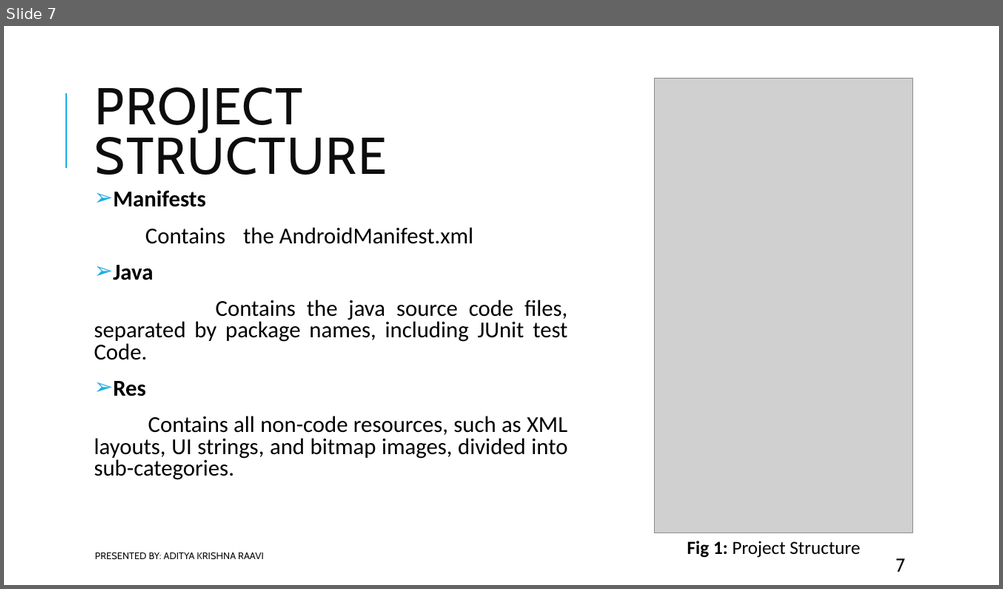
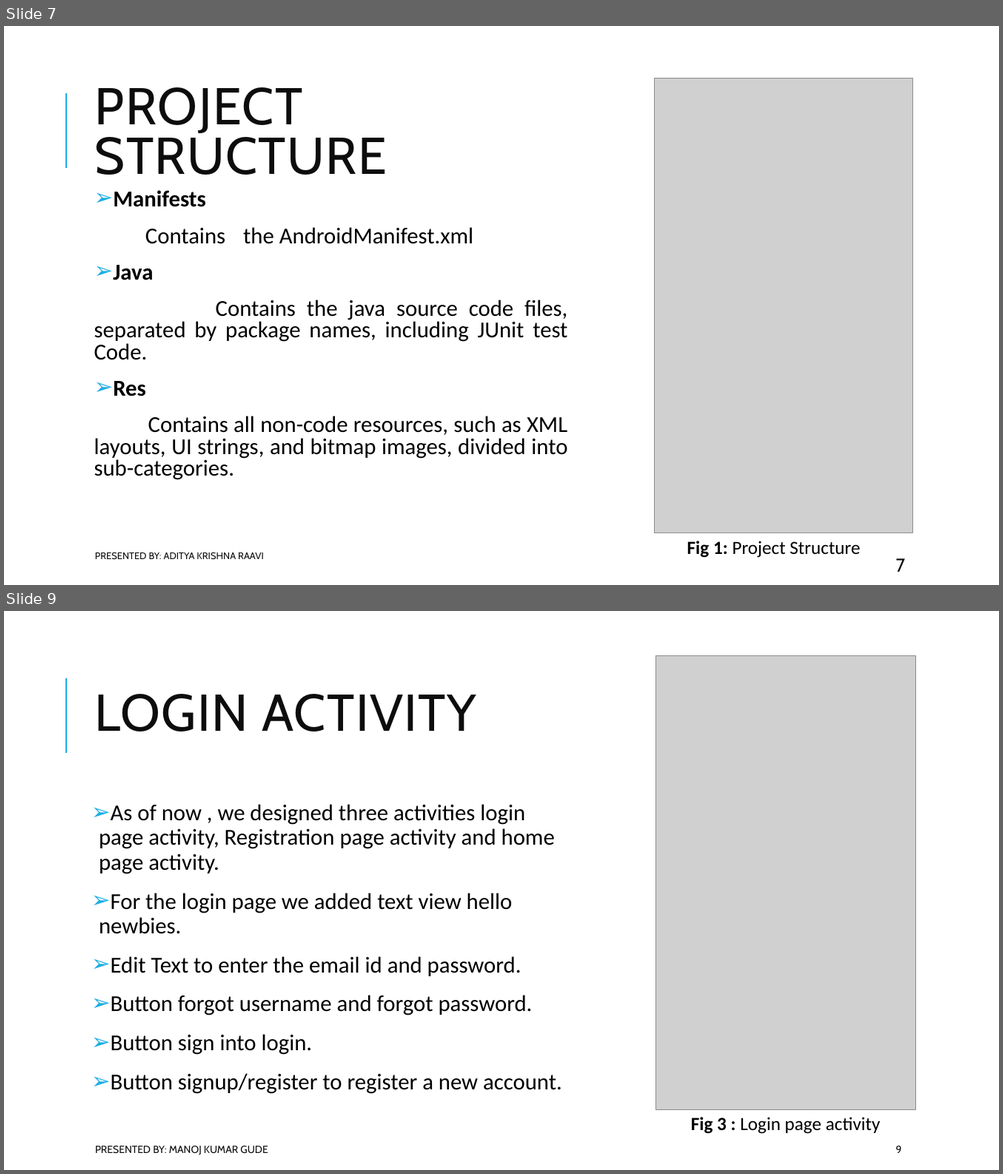
Before and after one commit to Sec03Team05Fall22GDP1/FreebiesforNewbies, a slide deck: Project_Files/Sprint7/FreBies FOR NewBIES midterm.pptx. Shown one above the other, each under a label of ours: slide 7 before the commit, slides 7 and 9 after it; the slides between them are not shown. The pictures are 1003x589 and 1003x1174 pixels, drawn with LibreOffice and Linux fonts; fonts in the diff are those of the drawing; grey boxes stand for pictures. Boxes give left, top, right and bottom in pixels: in the first picture for what was removed or moved away, otherwise in the second. Text is boxed around its words. In the diff, an @@ line names an element or a change of style, - is before the commit and + after.

```diff
--- a/Project_Files/Sprint7/FreBies FOR NewBIES midterm.pptx
+++ b/Project_Files/Sprint7/FreBies FOR NewBIES midterm.pptx
@@ slide 9 added at <box>4,611,999,1170</box>, background #FFFFFF; not listed: 1 template element that a slide beside it also shows @@
@@ picture added at <box>656,655,916,1111</box> @@
@@ title added at <box>95,694,476,732</box>, 50 pt, text #0D0D0D @@
+LOGIN ACTIVITY
@@ text added at <box>99,804,562,1094</box>, 22 pt, text #000000 @@
+➢ As of now , we designed three activities login page activity, Registration page activity and home page activity.
+➢ For the login page we added text view hello newbies.
+➢ Edit Text to enter the email id and password.
+➢ Button forgot username and forgot password.
+➢ Button sign into login.
+➢ Button signup/register to register a new account.
@@ text added at <box>691,1117,880,1134</box>, 18 pt, text #000000 @@
+Fig 3 : Login page activity
@@ text added at <box>95,1146,267,1156</box>, 10 pt, text #0D0D0D @@
+PRESENTED BY: MANOJ KUMAR GUDE
@@ page number added at <box>896,1146,902,1153</box>, 10 pt, text #0D0D0D @@
+9
```
Also in this commit, not shown: 3 other slides added.
